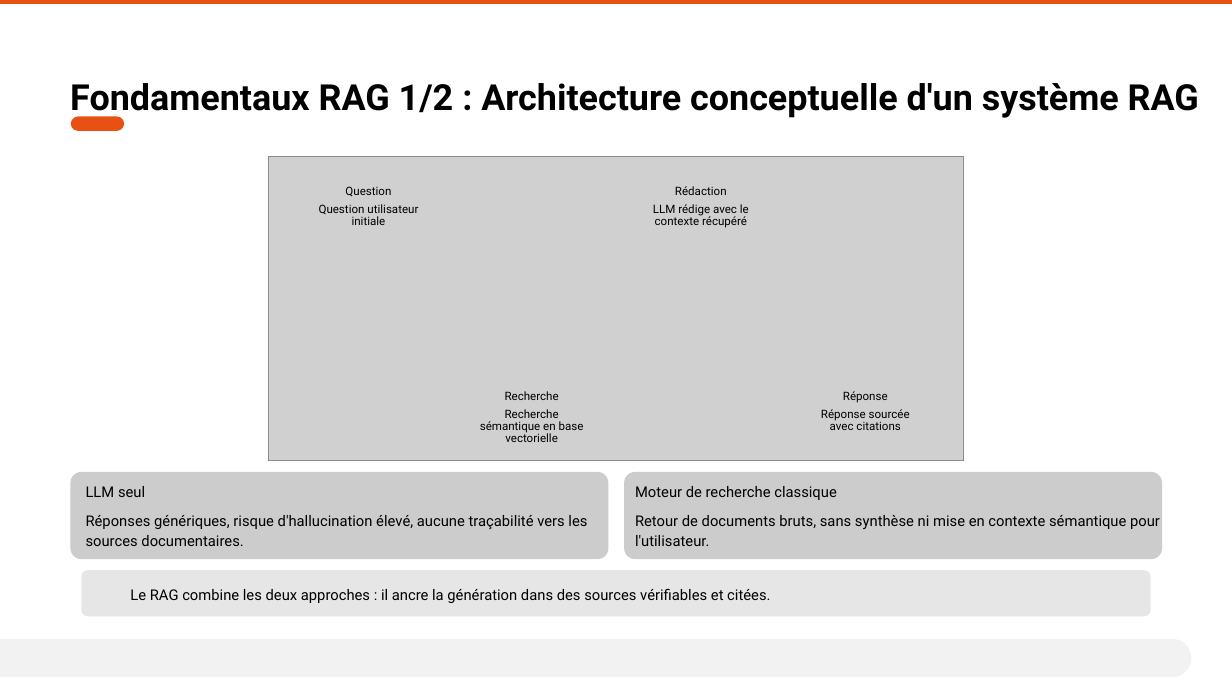
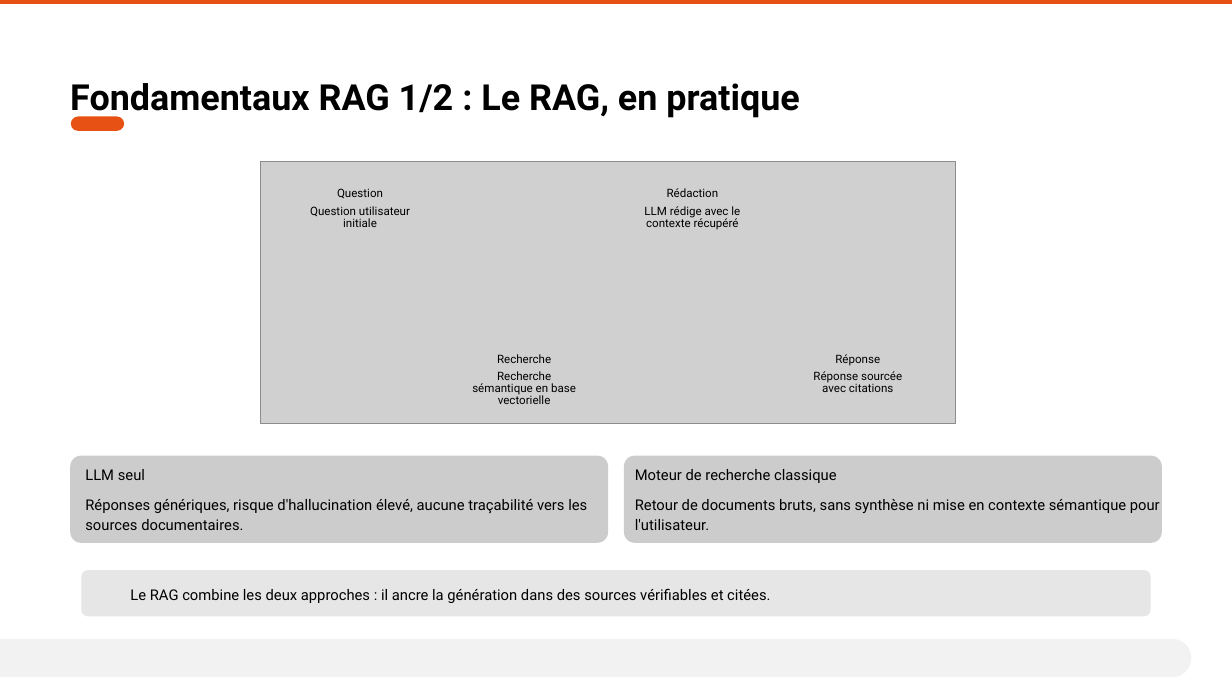
Before and after one commit to AurelienLELEU/memoire, a slide deck: slide 4 of Évaluer la cohérence et la fiabilité d'un système RAG en contexte industriel critique.pptx. Drawn at 1232x693 pixels with LibreOffice and Linux fonts; fonts in the diff are those of the drawing; grey boxes stand for pictures; background and template pictures are left out. Boxes give left, top, right and bottom in pixels: in the first picture for what was removed or moved away, otherwise in the second. Text is boxed around its words. In the diff, an @@ line names an element or a change of style, - is before the commit and + after.

```diff
--- a/Évaluer la cohérence et la fiabilité d'un système RAG en contexte industriel critique.pptx
+++ b/Évaluer la cohérence et la fiabilité d'un système RAG en contexte industriel critique.pptx
@@ text at (70,83,799,119): text changed @@
-Fondamentaux RAG 1/2 : Architecture conceptuelle d'un système RAG
+Fondamentaux RAG 1/2 : Le RAG, en pratique
@@ picture: place and size @@
-picture at (269,156,964,461)
+picture at (261,161,956,423)
@@ 4 texts: place and size @@
-4 texts at (319,186,749,228)
+4 texts at (310,188,740,230)
@@ 4 texts: place and size @@
-4 texts at (480,391,910,442)
+4 texts at (472,354,902,404)
@@ 4 texts, 2 rounded rectangles: place and size @@
-4 texts, 2 rounded rectangles at (70,472,1163,559)
+4 texts, 2 rounded rectangles at (70,456,1162,543)
```
Also in this commit, not shown: 8 other slides changed.
